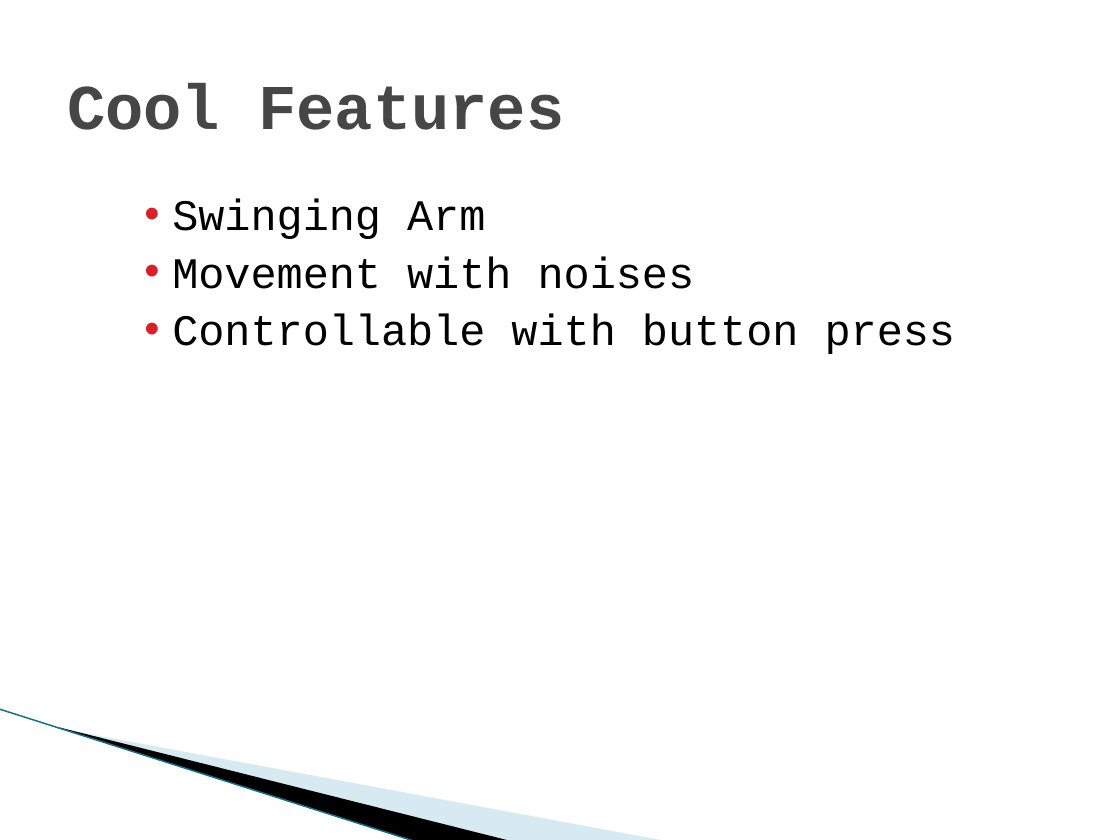
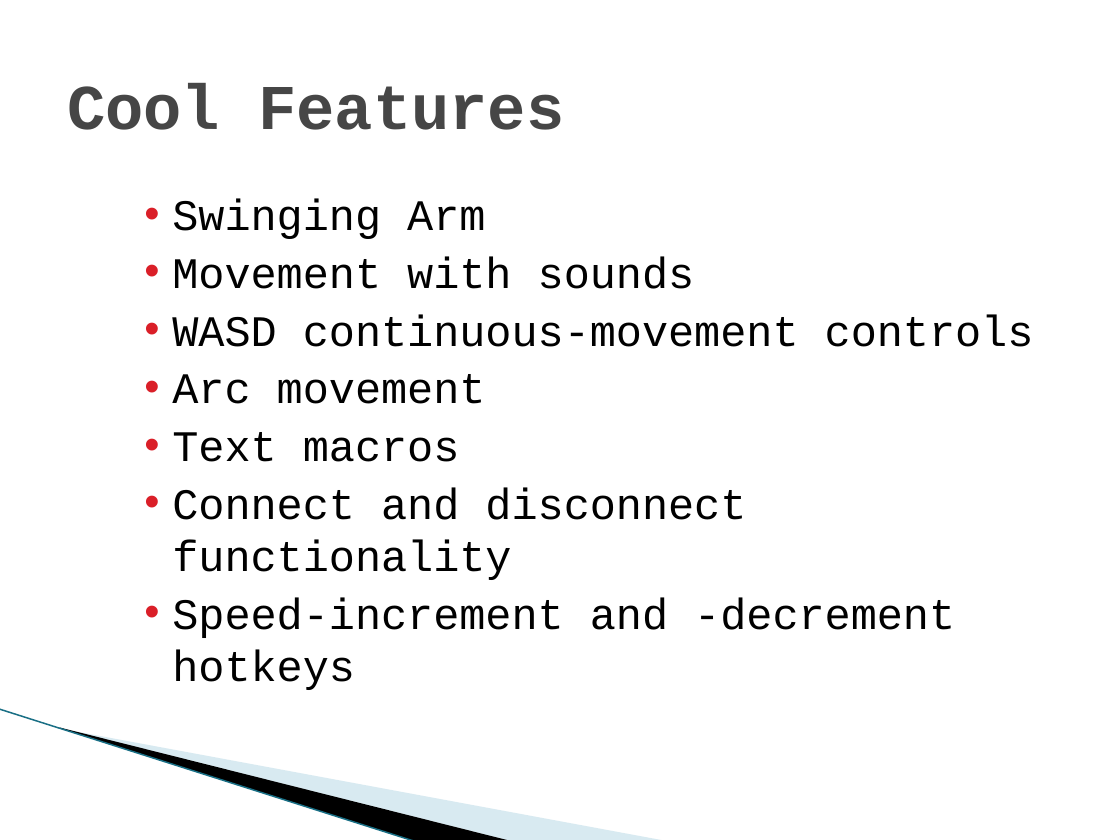
Before and after one commit to dmb2bt/CS3240-Group-19, a slide deck: slide 2 of Presentations/RoboticorpLab09.pptx. Drawn at 1120x840 pixels with LibreOffice and Linux fonts; fonts in the diff are those of the drawing; background and template pictures are left out. Boxes give left, top, right and bottom in pixels: in the first picture for what was removed or moved away, otherwise in the second. Text is boxed around its words. In the diff, an @@ line names an element or a change of style, - is before the commit and + after.

```diff
--- a/Presentations/RoboticorpLab09.pptx
+++ b/Presentations/RoboticorpLab09.pptx
@@ text at [172, 256, 1034, 690]: text changed @@
-    • Movement with noises
-    • Controllable with button press
+    • Movement with sounds
+    • WASD continuous-movement controls
+    • Arc movement
+    • Text macros
+    • Connect and disconnect functionality
+    • Speed-increment and -decrement hotkeys
```
Also in this commit, not shown: 2 other slides changed, 1 other file.
